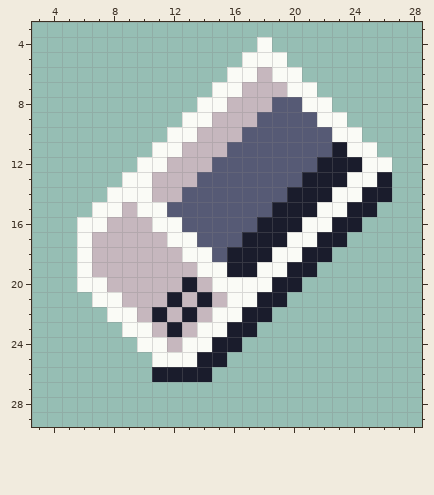
Two states of a pixel-art sprite, assets/media/drawtools/Eraser.png. The picture above is the old version.
The file is 32x32 pixels. Shown: x 3..28, y 3..29.
After:
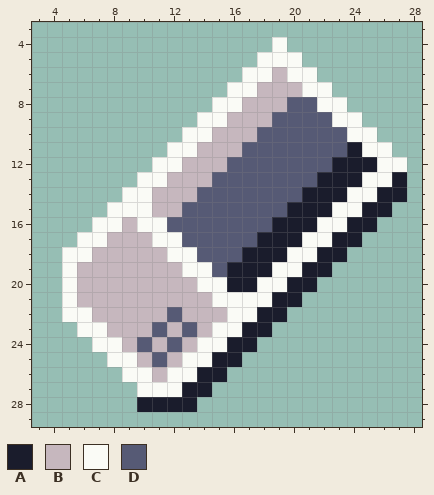
Palette (. is transparent): A #1a1c2c  B #c6b7be  C #fafbf6  D #565a75
The edit:
Changed rows in their new state; - is an unchanged pixel.
first column x 5:
 4 -------------.C--------
 5 ------------.--C-------
 6 -----------.-CB-C------
 7 ----------.-C--B-C-----
 8 ---------.-C--B-D-C----
 9 --------.-C--B---D-C---
10 -------.-C--B-----D-C--
11 ------.-C--B------DA-C-
12 -----.-C--B------D--A-C
13 ----.-C--B------D--A-CA
14 ---.----B------D--A-C-A
15 --.-C-BB------D--A-C-A-
16 -.-C-C-D-----D--A-C-A--
17 --C---C-D---D--A-C-A---
18 C------C-D-D--A-C-A----
19 CB------C-D--A-C-A-----
20 CBB-----BC-AA-C-A------
21 CBBB---B-BC--C-A-------
22 CCBBB-BDB-B-C-A--------
23 -CCBBBDBDB-C-A---------
24 --CCBDBDB-C-A----------
25 ---CCBDB-C-A-----------
26 ----CCBCC-A------------
27 -----CCCAA-------------
28 -----AAAA--------------
Boxes around the changes in both pictures, in picture pixels (x1, y1, x2, y2):
changed: (62, 37, 407, 412)
